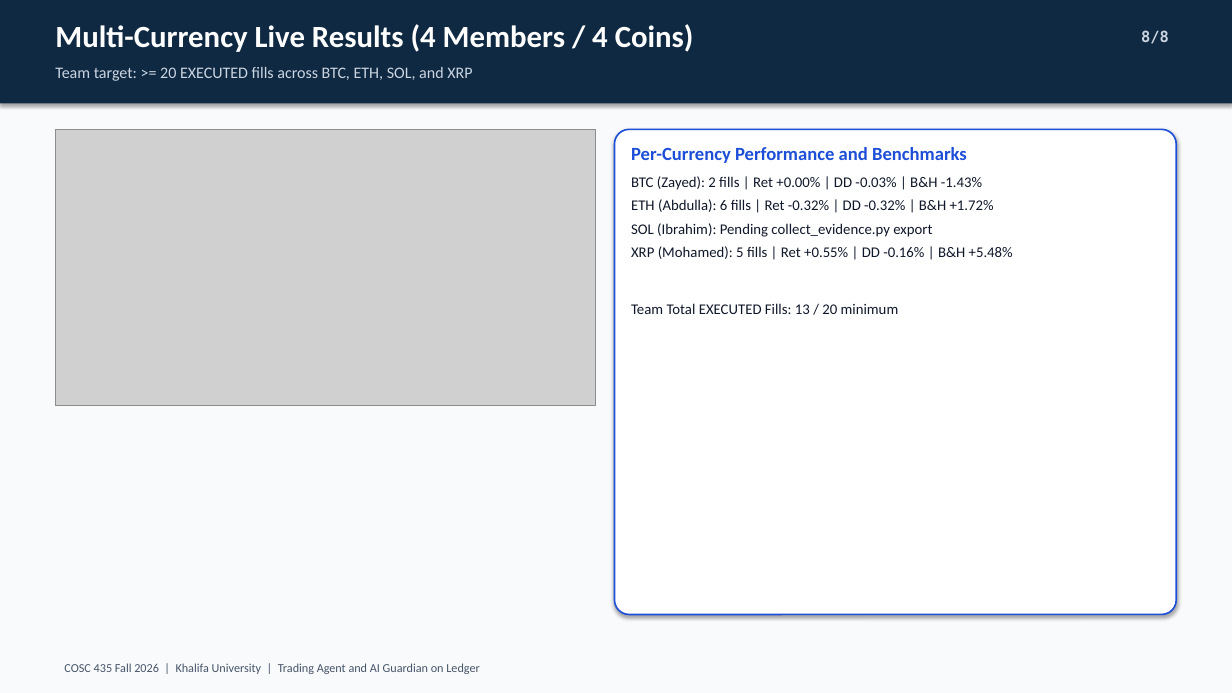
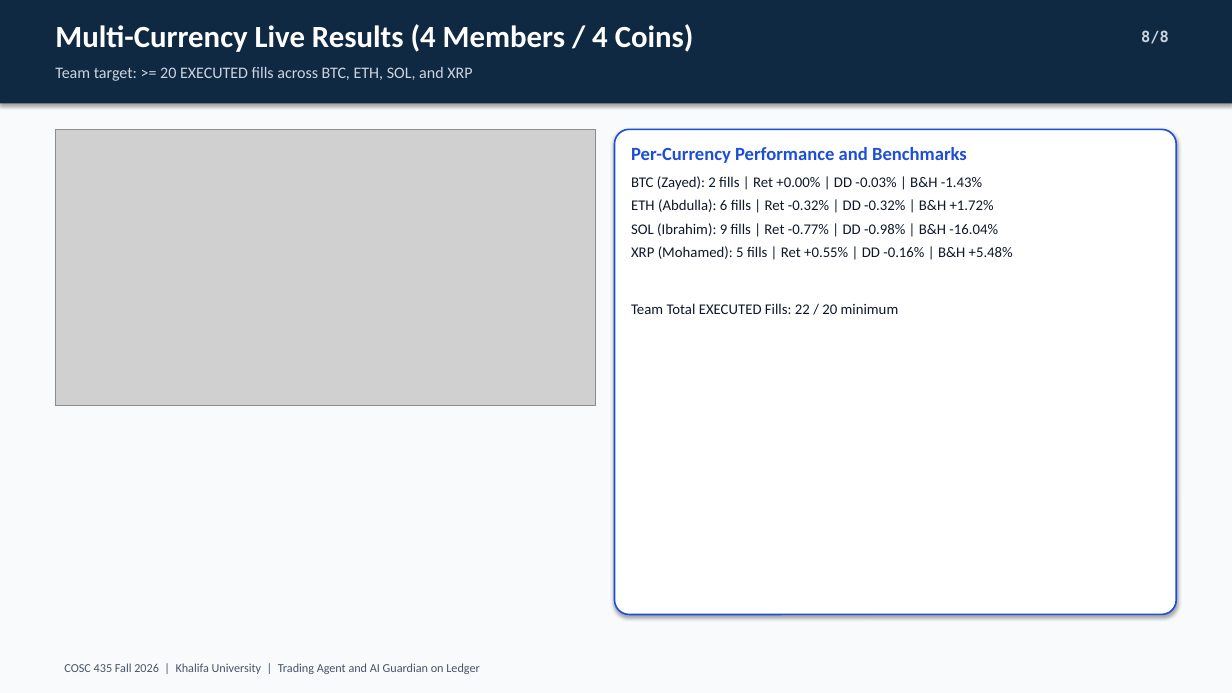
Before and after one commit to HaLTic/Ai_Security_Ledger_Project, a slide deck: slide 8 of slides/COSC435_Ledger_Guardian_Demo.pptx. Drawn at 1232x693 pixels with LibreOffice and Linux fonts; fonts in the diff are those of the drawing; grey boxes stand for pictures. Boxes give left, top, right and bottom in pixels: in the first picture for what was removed or moved away, otherwise in the second. Text is boxed around its words. In the diff, an @@ line names an element or a change of style, - is before the commit and + after.

Commit message:
chore: rebuild demo slides with SOL evidence (22/20 fills)

```diff
--- a/slides/COSC435_Ledger_Guardian_Demo.pptx
+++ b/slides/COSC435_Ledger_Guardian_Demo.pptx
@@ text at box(631, 223, 998, 236): text changed @@
-SOL (Ibrahim): Pending collect_evidence.py export
+SOL (Ibrahim): 9 fills | Ret -0.77% | DD -0.98% | B&H -16.04%
@@ text at box(631, 303, 899, 314): text changed @@
-Team Total EXECUTED Fills: 13 / 20 minimum
+Team Total EXECUTED Fills: 22 / 20 minimum
```
Also in this commit, not shown: 1 other slide changed.
